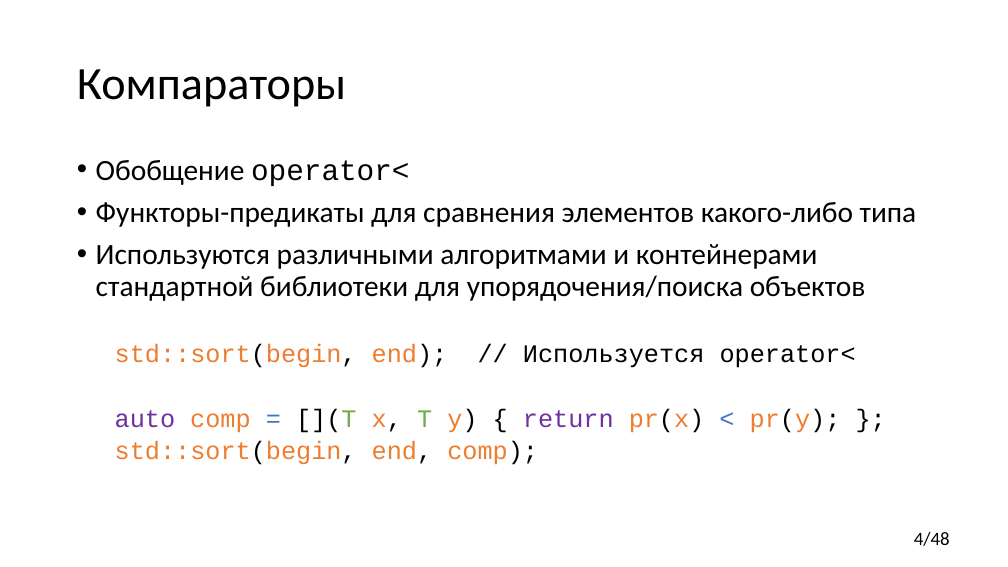
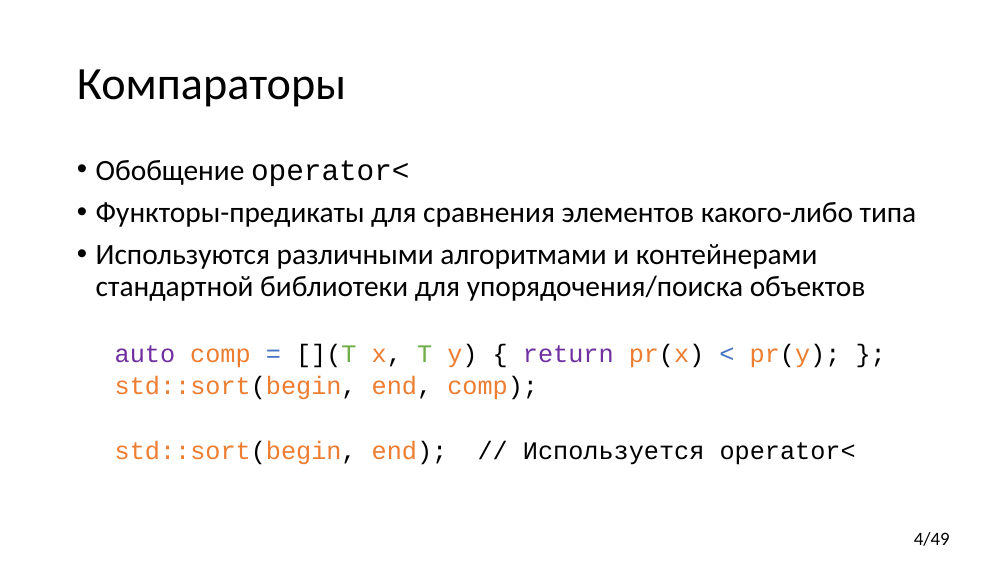
Before and after one commit to yugr/CppRussia, a slide deck: slide 4 of 2023/RU.pptx. Drawn at 1008x567 pixels with LibreOffice and Linux fonts; fonts in the diff are those of the drawing. Boxes give left, top, right and bottom in pixels: in the first picture for what was removed or moved away, otherwise in the second. Text is boxed around its words. In the diff, an @@ line names an element or a change of style, - is before the commit and + after.

```diff
--- a/2023/RU.pptx
+++ b/2023/RU.pptx
@@ text at box(115, 343, 856, 368): paragraph removed @@
-  std::sort(begin, end); // Используется operator<
@@ text at box(115, 441, 856, 465): paragraph added @@
+  std::sort(begin, end); // Используется operator<
@@ page number at box(914, 532, 950, 546): text changed @@
-4/48
+4/49
```
Also in this commit, not shown: 7 other slides changed, 1 slide added, 1 other file.
